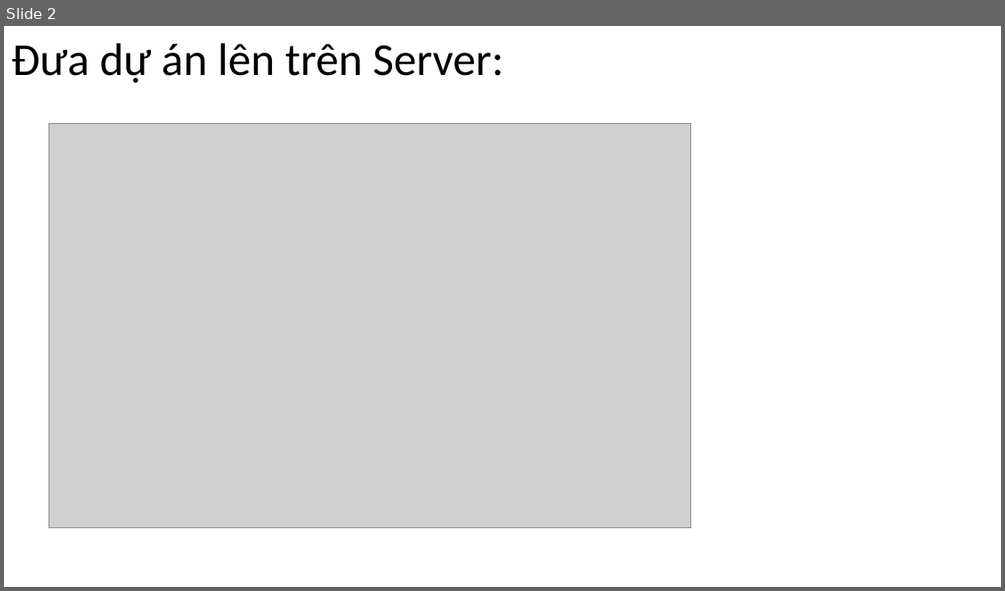
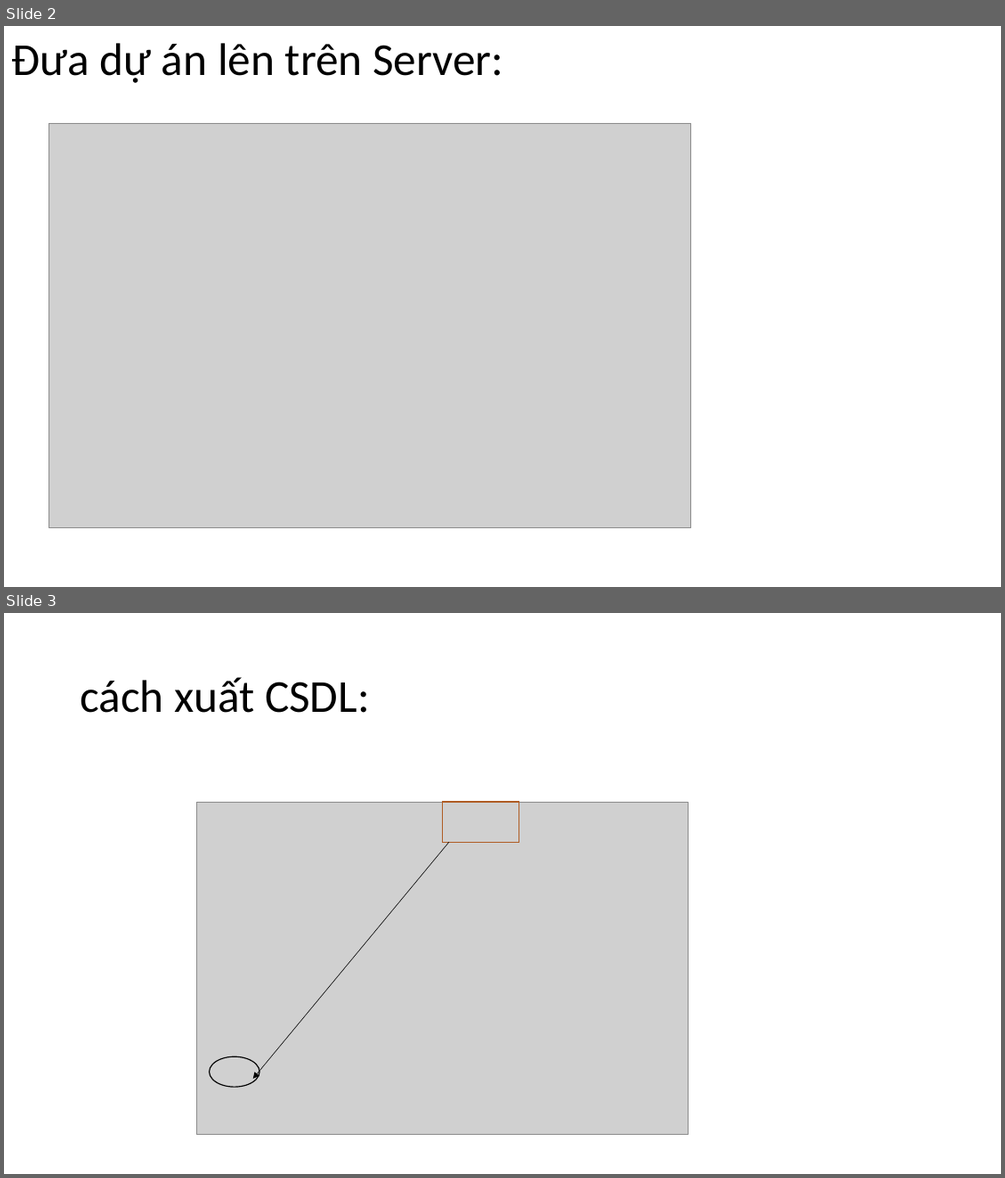
Before and after one commit to DangVanDoan05/WordPress, a slide deck: Import&ExPort DataBasePHP.pptx. Shown one above the other, each under a label of ours: slide 2 before the commit, slides 2 and 3 after it. The pictures are 1005x591 and 1005x1178 pixels, drawn with LibreOffice and Linux fonts; fonts in the diff are those of the drawing; grey boxes stand for pictures. Boxes give left, top, right and bottom in pixels: in the first picture for what was removed or moved away, otherwise in the second. Text is boxed around its words. In the diff, an @@ line names an element or a change of style, - is before the commit and + after.

```diff
--- a/Import&ExPort DataBasePHP.pptx
+++ b/Import&ExPort DataBasePHP.pptx
@@ slide 3 added at <box>4,613,1001,1174</box>, background #FFFFFF @@
@@ title added at <box>80,677,370,713</box>, 44 pt, text #000000 @@
+cách xuất CSDL:
@@ picture added at <box>197,802,688,1135</box> @@
@@ rectangle added at <box>442,802,519,842</box>, outline #AF5C24 1 pt @@
@@ arrow added from (449, 842) to (253, 1078), #000000 0.5 pt @@
@@ ellipse added at <box>209,1056,259,1086</box>, outline #000000 1 pt @@
```
Also in this commit, not shown: 1 slide changed, 7 other slides added, 1 slide removed, 4 other files.
